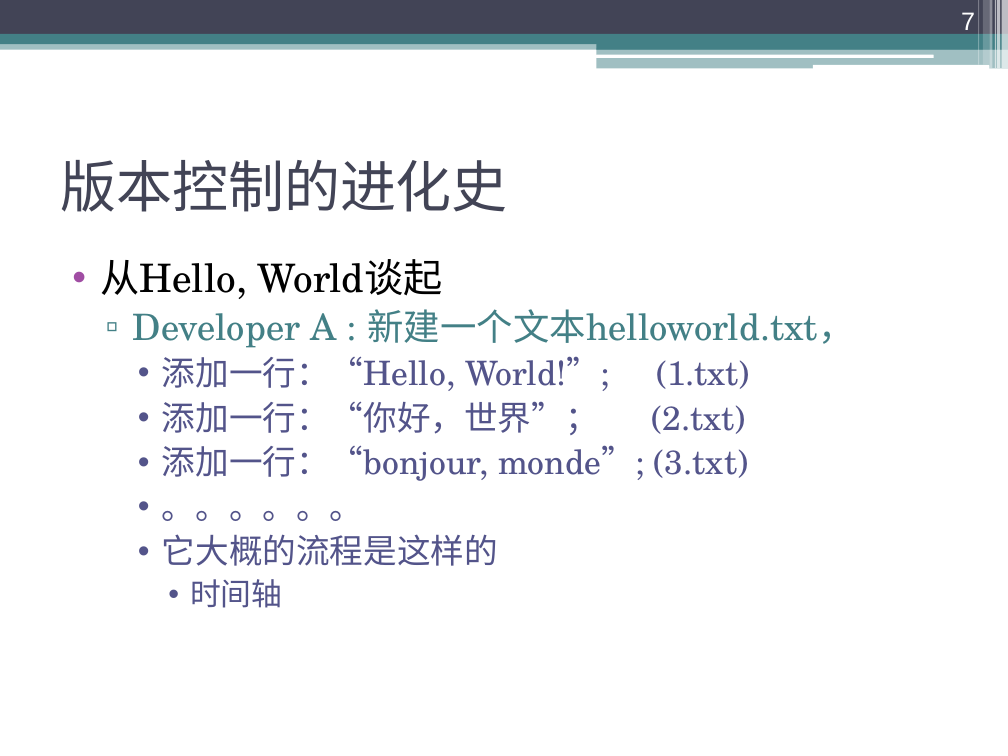
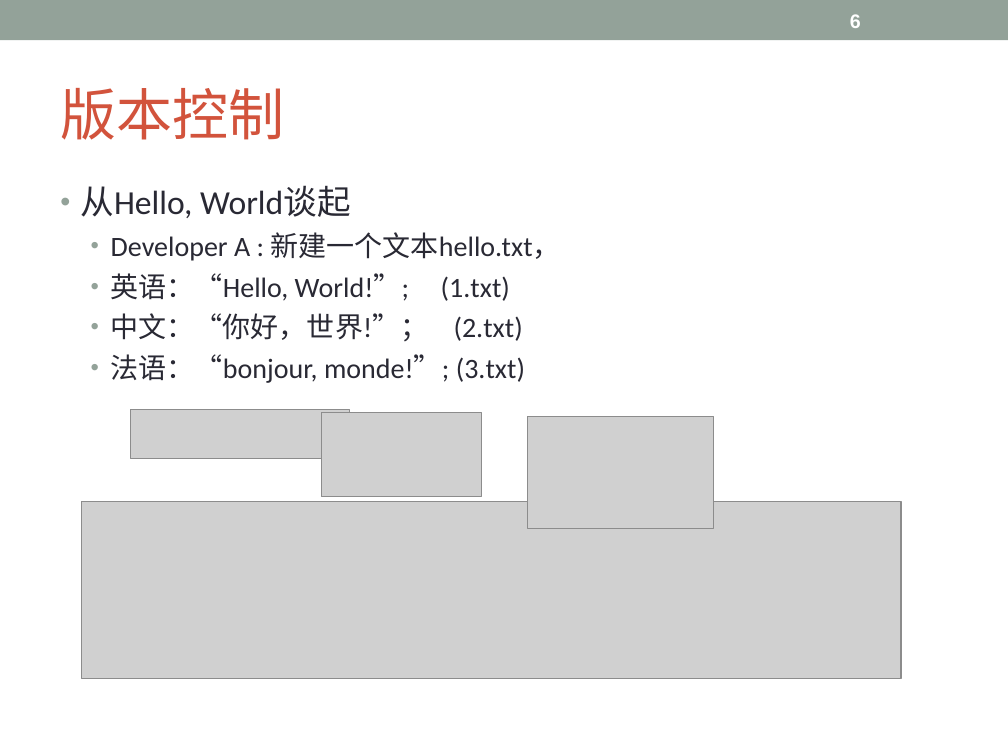
Before and after one commit to Lyon-NEU/Git, a slide deck: slide 6 of git.ppt (slide 7 before the commit). Drawn at 1008x756 pixels with LibreOffice and Linux fonts; fonts in the diff are those of the drawing; grey boxes stand for pictures. Boxes give left, top, right and bottom in pixels: in the first picture for what was removed or moved away, otherwise in the second. Text is boxed around its words. In the diff, an @@ line names an element or a change of style, - is before the commit and + after.

```diff
--- a/git.ppt
+++ b/git.ppt
@@ rectangle resized from (x1=0, y1=0, x2=1008, y2=34) to (x1=0, y1=0, x2=1008, y2=40) @@
@@ rectangle at (x1=0, y1=0, x2=1008, y2=40): fill #424456 to #93A299 @@
@@ page number added at (x1=850, y1=14, x2=861, y2=28), 14 pt, text #FFFFFF, bold @@
+6
@@ page number removed at (x1=961, y1=12, x2=975, y2=36) @@
-7
@@ rectangle removed at (x1=978, y1=0, x2=979, y2=65) @@
@@ rectangle removed at (x1=983, y1=0, x2=989, y2=65) @@
@@ rectangle removed at (x1=990, y1=0, x2=993, y2=69) @@
@@ rectangle removed at (x1=995, y1=0, x2=996, y2=69) @@
@@ rectangle removed at (x1=997, y1=0, x2=1000, y2=69) @@
@@ rectangle removed at (x1=1002, y1=0, x2=1008, y2=69) @@
@@ rectangle removed at (x1=0, y1=40, x2=1008, y2=49) @@
@@ rectangle removed at (x1=0, y1=34, x2=1008, y2=44) @@
@@ rounded rectangle removed at (x1=596, y1=54, x2=933, y2=57) @@
@@ rectangle removed at (x1=597, y1=39, x2=1008, y2=49) @@
@@ rectangle removed at (x1=597, y1=48, x2=1008, y2=69) @@
@@ title at (x1=60, y1=88, x2=284, y2=140): text changed; font Karla to Calibri; text colour #424456 to #D2533C @@
-版本控制的进化史
+版本控制
@@ rounded rectangle removed at (x1=812, y1=65, x2=989, y2=69) @@
@@ text "从Hello, World谈起" moved from (x1=101, y1=259, x2=854, y2=608) to (x1=80, y1=186, x2=561, y2=383) @@
@@ text at (x1=80, y1=186, x2=351, y2=218): size 28 to 24 pt, font TeX Gyre Schola to Calibri, text colour #000000 to #292934 in "从Hello, World谈起"; indent changed; more space between paragraphs; bullet colour #A04DA3 to #93A299 @@
@@ text at (x1=111, y1=232, x2=561, y2=383): text changed; size 24 to 20 pt; font TeX Gyre Schola to Calibri; text colour #53548A to #292934 @@
-  ▫ Developer A : 新建一个文本helloworld.txt，
-    • 添加一行：“Hello, World!”; (1.txt)
-    • 添加一行：“你好，世界”； (2.txt)
-    • 添加一行：“bonjour, monde”; (3.txt)
-    • 。。。。。。
-    • 它大概的流程是这样的
-      • 时间轴
+  • Developer A : 新建一个文本hello.txt，
+  • 英语：“Hello, World!”; (1.txt)
+  • 中文：“你好，世界!”； (2.txt)
+  • 法语：“bonjour, monde!”; (3.txt)
@@ picture added at (x1=131, y1=409, x2=350, y2=458) @@
@@ picture added at (x1=322, y1=412, x2=481, y2=497) @@
@@ picture added at (x1=528, y1=416, x2=714, y2=528) @@
@@ picture added at (x1=82, y1=501, x2=901, y2=678) @@
```
Also in this commit, not shown: 21 other slides changed, 11 slides added, 6 slides removed.
